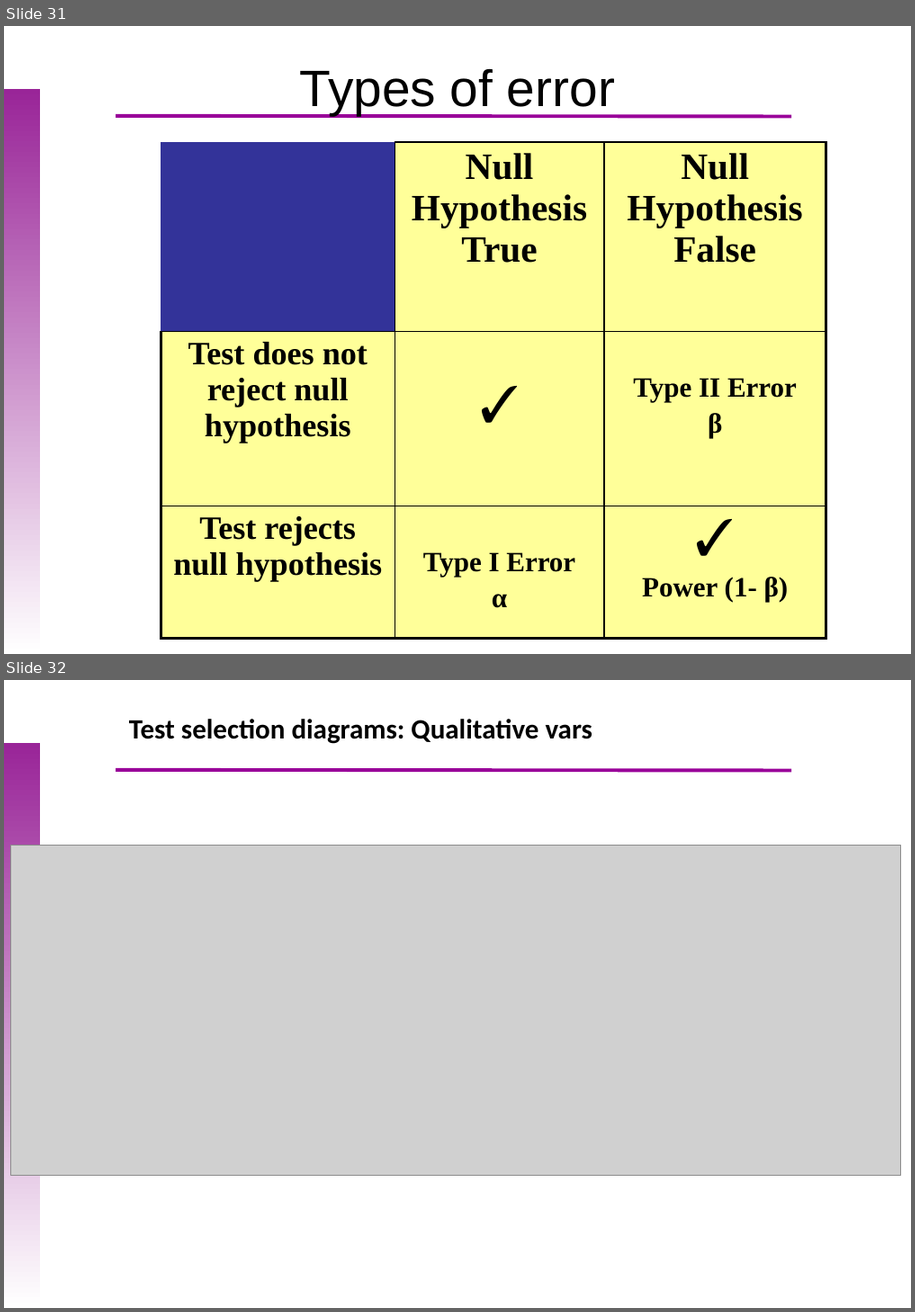
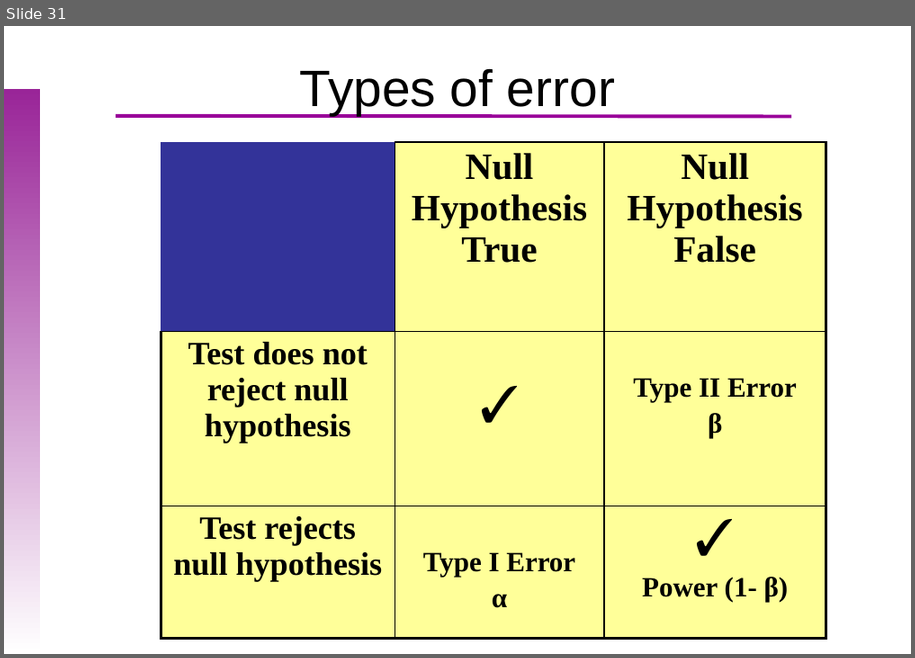
Before and after one commit to uebvhir/Course_Basic_Statistics_2019, a slide deck: Sessio_6/EBB_2018_Session_6_Hypothesis_tests.pptx. Shown one above the other, each under a label of ours: slides 31 and 32 before the commit, slide 31 after it. The pictures are 915x1312 and 915x658 pixels, drawn with LibreOffice and Linux fonts; fonts in the diff are those of the drawing; grey boxes stand for pictures; background and template pictures are left out. Boxes give left, top, right and bottom in pixels: in the first picture for what was removed or moved away, otherwise in the second. Text is boxed around its words. In the diff, an @@ line names an element or a change of style, - is before the commit and + after.

```diff
--- a/Sessio_6/EBB_2018_Session_6_Hypothesis_tests.pptx
+++ b/Sessio_6/EBB_2018_Session_6_Hypothesis_tests.pptx
@@ slide 32 removed at (x1=4, y1=680, x2=911, y2=1308), background picture (left out); not listed: 2 template elements that a slide beside it also shows @@
@@ text removed at (x1=129, y1=719, x2=594, y2=744) @@
-Test selection diagrams: Qualitative vars
@@ picture removed at (x1=10, y1=845, x2=900, y2=1176) @@
```
Also in this commit, not shown: 5 slides changed, 8 slides added, 1 other slide removed, 15 other files.
